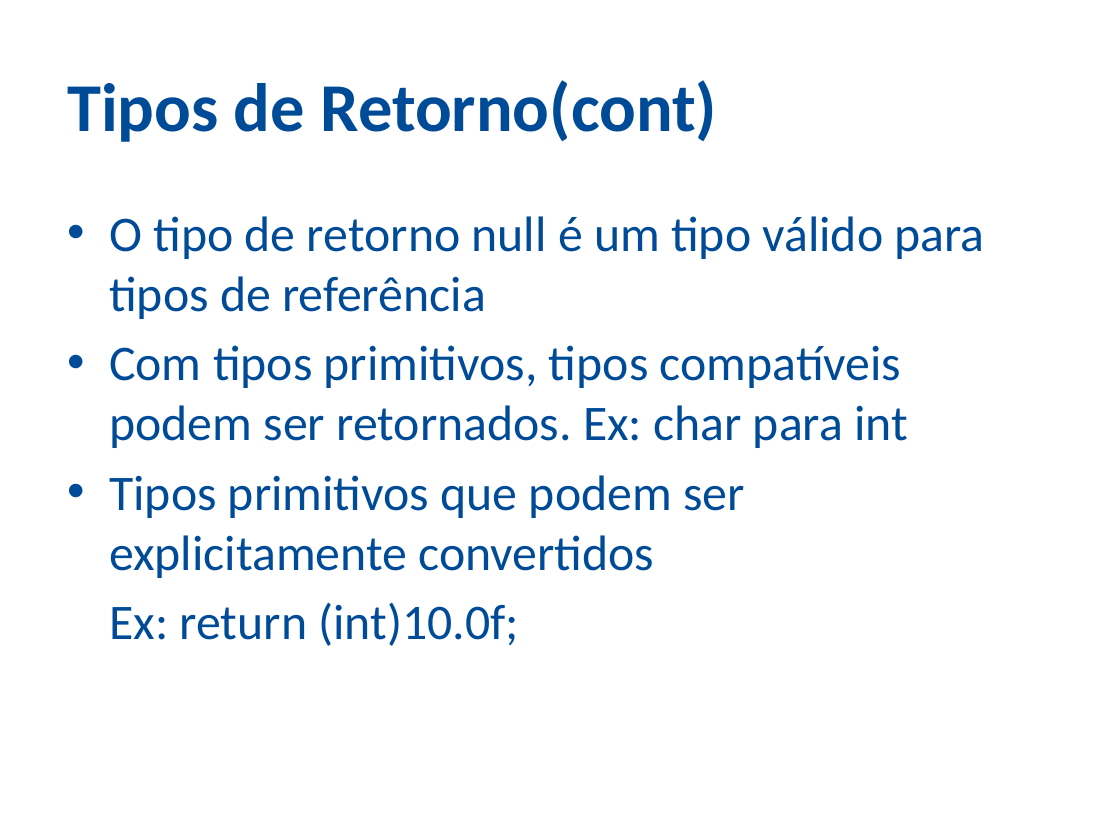
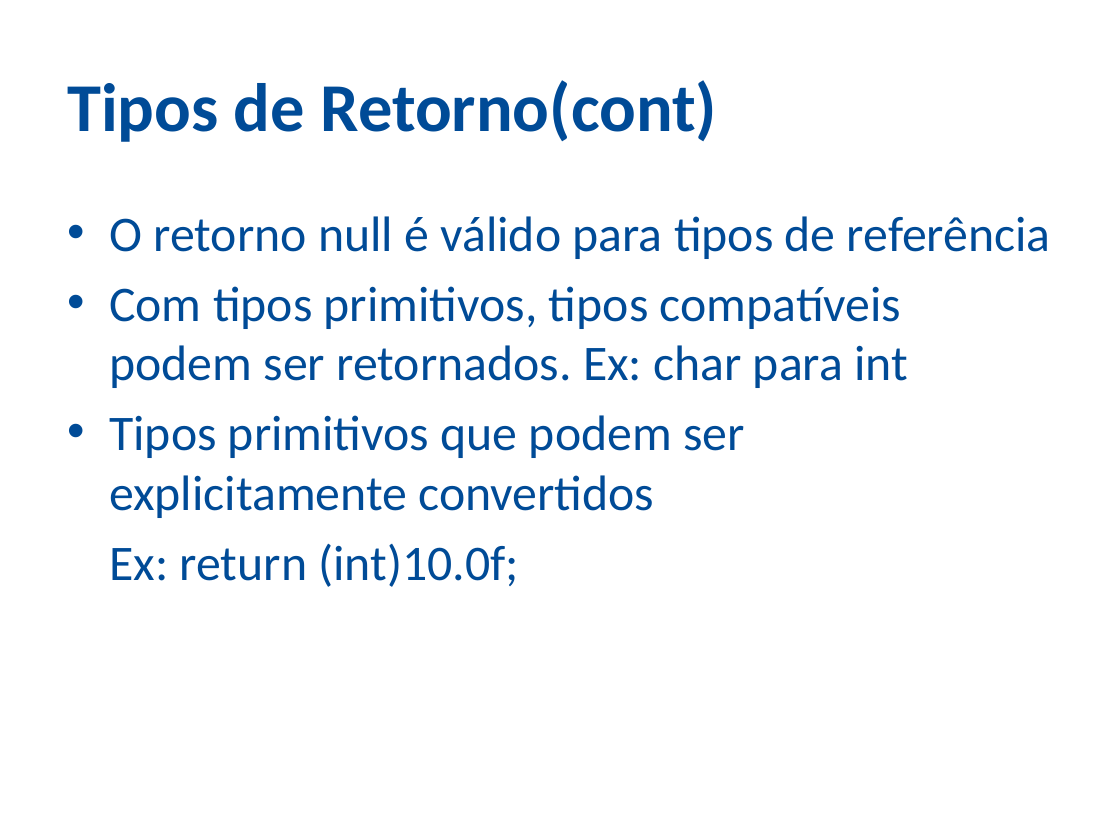
Before and after one commit to ozieljose/java6cert, a slide deck: slide 38 of slides/9-OO.pptx. Drawn at 1120x840 pixels with LibreOffice and Linux fonts; fonts in the diff are those of the drawing; background and template pictures are left out. Boxes give left, top, right and bottom in pixels: in the first picture for what was removed or moved away, otherwise in the second. Text is boxed around its words. In the diff, an @@ line names an element or a change of style, - is before the commit and + after.

```diff
--- a/slides/9-OO.pptx
+++ b/slides/9-OO.pptx
@@ text at (x1=109, y1=216, x2=1051, y2=259): text changed @@
-• O tipo de retorno null é um tipo válido para tipos de referência
+• O retorno null é válido para tipos de referência
```
Also in this commit, not shown: 10 other slides changed, 12 other files.
